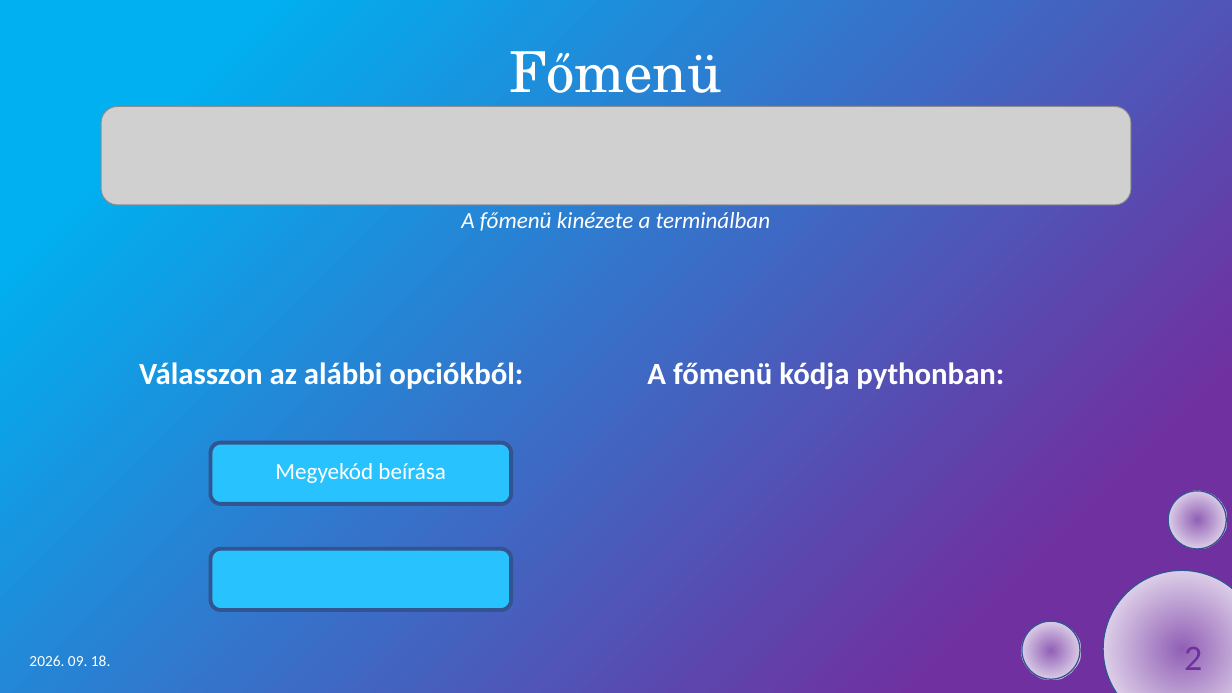
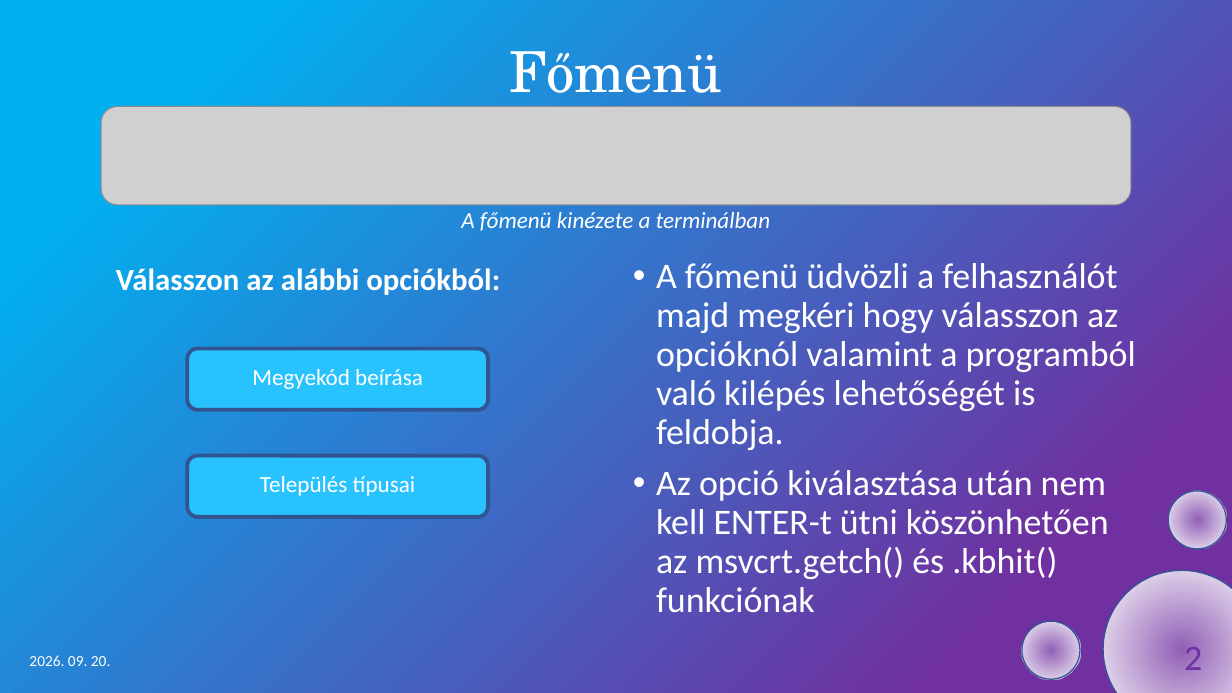
Before and after one commit to Almagyar/nepesseg2025, a slide deck: slide 2 of Népesség 2025 projekt.pptx. Drawn at 1232x693 pixels with LibreOffice and Linux fonts; fonts in the diff are those of the drawing; grey boxes stand for pictures. Boxes give left, top, right and bottom in pixels: in the first picture for what was removed or moved away, otherwise in the second. Text is boxed around its words. In the diff, an @@ line names an element or a change of style, - is before the commit and + after.

```diff
--- a/Népesség 2025 projekt.pptx
+++ b/Népesség 2025 projekt.pptx
@@ text added at bbox=[656, 263, 1136, 613], 28 pt, text #FFFFFF @@
+• A főmenü üdvözli a felhasználót majd megkéri hogy válasszon az opcióknól valamint a programból való kilépés lehetőségét is feldobja.
+• Az opció kiválasztása után nem kell ENTER-t ütni köszönhetően az msvcrt.getch() és .kbhit() funkciónak
@@ text removed at bbox=[647, 362, 1004, 389] @@
-A főmenü kódja pythonban:
@@ 2 texts, 2 rounded rectangles: place and size @@
-2 texts, 2 rounded rectangles at bbox=[139, 362, 523, 610]
+2 texts, 2 rounded rectangles at bbox=[116, 268, 500, 517]
@@ text added at bbox=[260, 476, 415, 496], 18 pt, text #FFFFFF @@
+Település típusai
@@ text at bbox=[29, 655, 110, 666]: text changed @@
-2026. 09. 18.
+2026. 09. 20.
```
Also in this commit, not shown: 1 other slide changed, 2 slides added, 3 other files.
